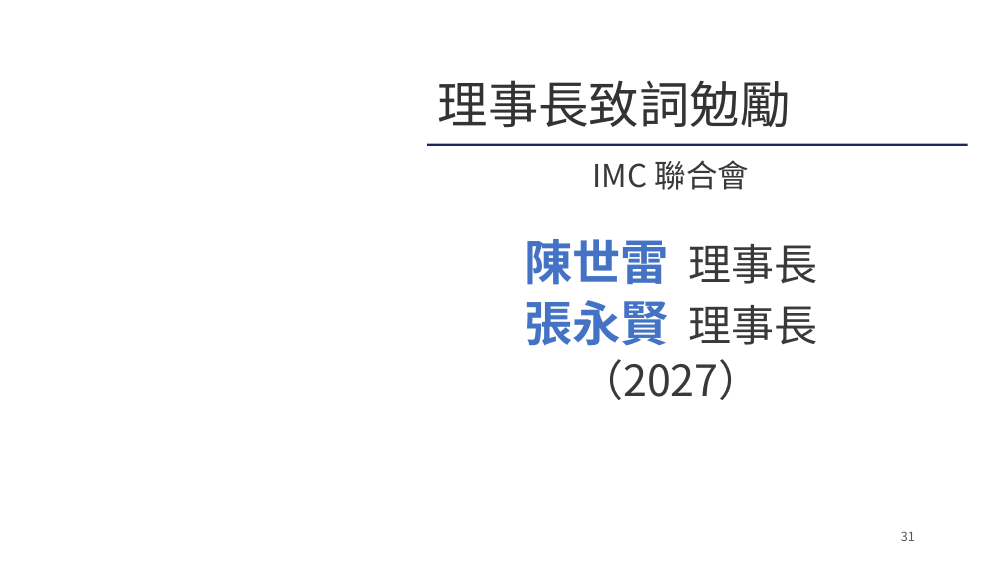
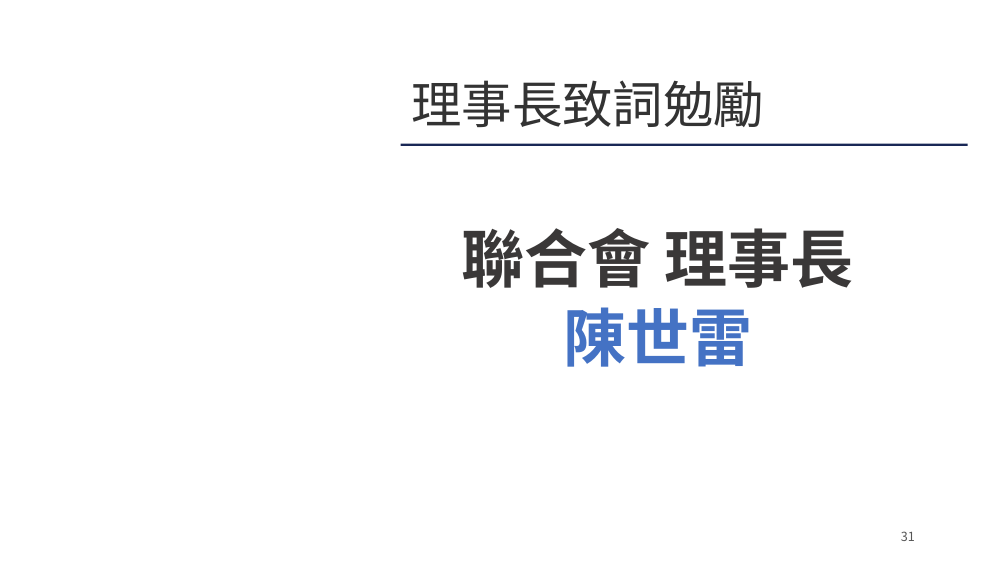
Before and after one commit to Ericliang680928/IAA, a slide deck: slide 31 of 20261204/agm/IAA會員大會簡報_20261204.pptx. Drawn at 1008x567 pixels with LibreOffice and Linux fonts; fonts in the diff are those of the drawing; background and template pictures are left out. Boxes give left, top, right and bottom in pixels: in the first picture for what was removed or moved away, otherwise in the second. Text is boxed around its words. In the diff, an @@ line names an element or a change of style, - is before the commit and + after.

```diff
--- a/20261204/agm/IAA會員大會簡報_20261204.pptx
+++ b/20261204/agm/IAA會員大會簡報_20261204.pptx
@@ text "理事長致詞勉勵": place and size @@
-text "理事長致詞勉勵" at (438, 80, 791, 127)
+text "理事長致詞勉勵" at (411, 80, 764, 127)
@@ rectangle: place and size @@
-rectangle at (427, 144, 968, 146)
+rectangle at (401, 144, 968, 146)
@@ text at (462, 228, 854, 367): text changed; size 30 to 60 pt; bold on @@
-IMC 聯合會
+聯合會 理事長
+陳世雷
@@ text removed at (524, 239, 817, 400) @@
-陳世雷 理事長
-張永賢 理事長（2027）
```
Also in this commit, not shown: 1 slide added, 3 other files.
